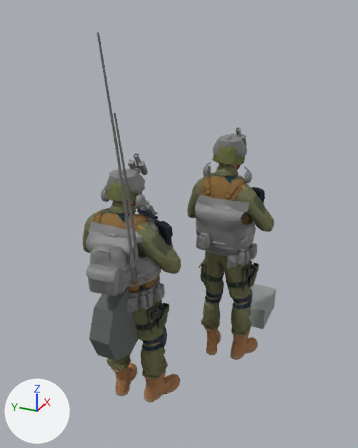
One commit to the Blender file art/parts/inf_kit/demo_squad.blend: the scene before it, then after it.
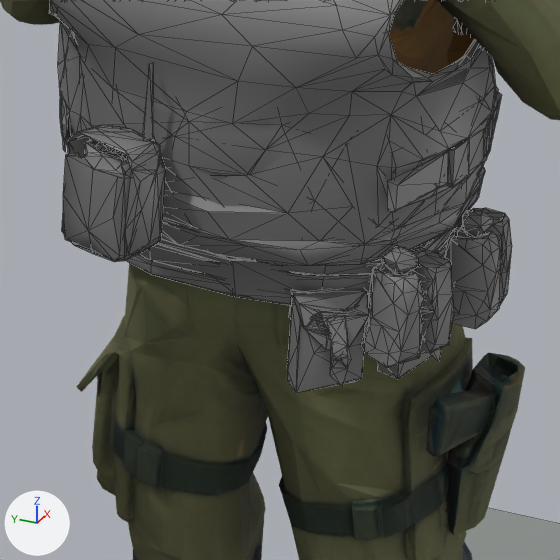
The first picture shows the older version from a 50 mm lens placed at (-2.97, -1.17, 2.72), pointed at (0.02, 0.17, 1.23). The close-ups show the older and then the newer version on the part from 52% to 74% of the width and 48% to 65% of the height of that picture. Only the edits that show in the close-ups are written down. Arrows for +X, +Y and +Z are at lower left; the lights stay in place. The close-ups show mesh edges as thin lines.

The first close-up shows 'charge', 'kit_armour_1_carrier_demo_a', 'kit_firepower_1_battle_belt_demo_a', 'kit_firepower_1_mag_pouches_demo_a', 'kit_firepower_3_grenade_pouches_demo_a', 'kit_sensors_2_radio_pouch_demo_a', 'uniform'.
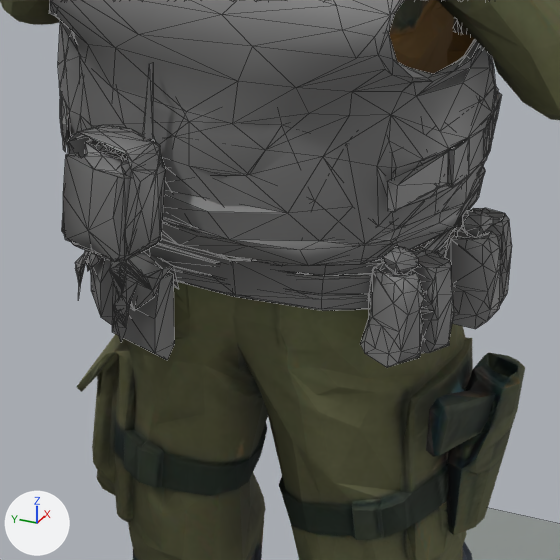
Boxes (x1, y1, x2, y2) around the edits, measured in the close-ups (560 x 560 px; the box of a moved part takes in the faces that stretch with it):
'kit_firepower_3_grenade_pouches_demo_a', reshaped: before (287, 288, 441, 393); after (75, 251, 178, 360)
part 1 of me_kit_firepower_3_grenade_pouches_demo_a, moved or reshaped (mostly hidden afterwards): before (288, 288, 369, 350); after (86, 253, 101, 271)
part 2 of me_kit_firepower_3_grenade_pouches_demo_a, moved or reshaped: before (327, 317, 351, 387); after (75, 251, 90, 297)
part 3 of me_kit_firepower_3_grenade_pouches_demo_a, moved or reshaped: before (287, 304, 364, 393); after (90, 257, 114, 325)
part 4 of me_kit_firepower_3_grenade_pouches_demo_a, moved or reshaped (not visible before): after (109, 251, 178, 310)
part 5 of me_kit_firepower_3_grenade_pouches_demo_a, moved or reshaped (mostly hidden before): before (430, 349, 441, 362); after (113, 273, 137, 343)
part 6 of me_kit_firepower_3_grenade_pouches_demo_a, moved or reshaped: before (377, 353, 432, 379); after (112, 264, 174, 360)

The change in detail:
me_kit_firepower_3_grenade_pouches_demo_a is used by ob_kit_firepower_3_grenade_pouches_demo_a; location (0.0, 0.0, 0.0).
me_kit_firepower_3_grenade_pouches_demo_a had 164 vertices, 392 faces and spanned x 0.0683..0.2141, y -0.3144..-0.1748, z 0.9128..1.0221.
me_kit_firepower_3_grenade_pouches_demo_a now has 164 vertices, 392 faces and spans x 0.0717..0.2026, y -0.054..0.077, z 0.9128..1.0221.
me_kit_firepower_3_grenade_pouches_demo_a part 1: the loose piece of 45 vertices spanning x 0.0683..0.1393, y -0.2525..-0.1748, z 0.97..1.0221 is turned -100 degrees about the z axis through its middle, then moved by (0.0592, 0.2579, 0.0).
me_kit_firepower_3_grenade_pouches_demo_a part 2: the loose piece of 24 vertices spanning x 0.0741..0.0997, y -0.2446..-0.2177, z 0.9317..1.002 is turned -100 degrees about the z axis through its middle, then moved by (0.0619, 0.2952, 0.0).
me_kit_firepower_3_grenade_pouches_demo_a part 3: the loose piece of 13 vertices spanning x 0.0727..0.1368, y -0.2483..-0.1774, z 0.9128..1.0123 is turned -100 degrees about the z axis through its middle, then moved by (0.0589, 0.2561, 0.0).
me_kit_firepower_3_grenade_pouches_demo_a part 4: the loose piece of 45 vertices spanning x 0.1398..0.2141, y -0.3079..-0.2495, z 0.97..1.0221 is turned -100 degrees about the z axis through its middle, then moved by (-0.0699, 0.2619, 0.0).
me_kit_firepower_3_grenade_pouches_demo_a part 5: the loose piece of 24 vertices spanning x 0.1592..0.183, y -0.3144..-0.2916, z 0.9317..1.002 is turned -100 degrees about the z axis through its middle, then moved by (-0.087, 0.2962, 0.0).
me_kit_firepower_3_grenade_pouches_demo_a part 6: the loose piece of 13 vertices spanning x 0.1402..0.2131, y -0.3029..-0.2529, z 0.9128..1.0123 is turned -100 degrees about the z axis through its middle, then moved by (-0.0688, 0.2612, 0.0).
